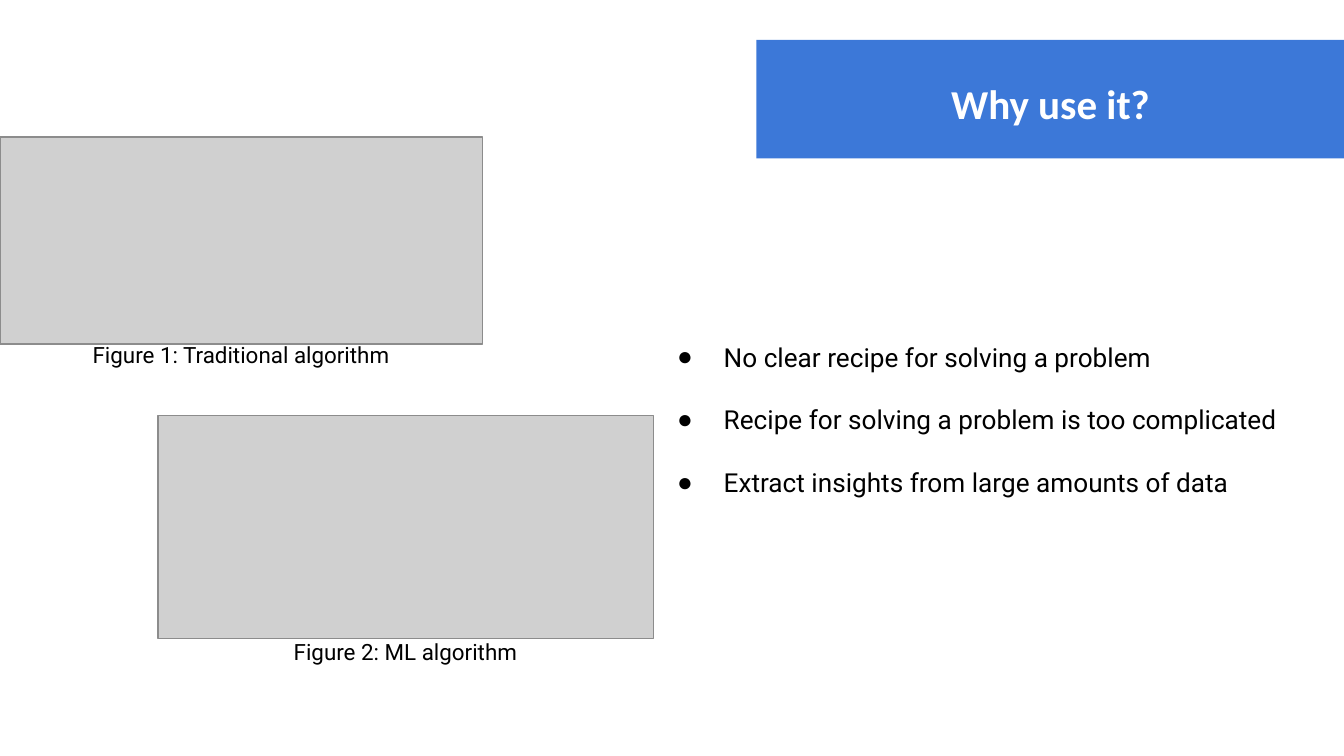
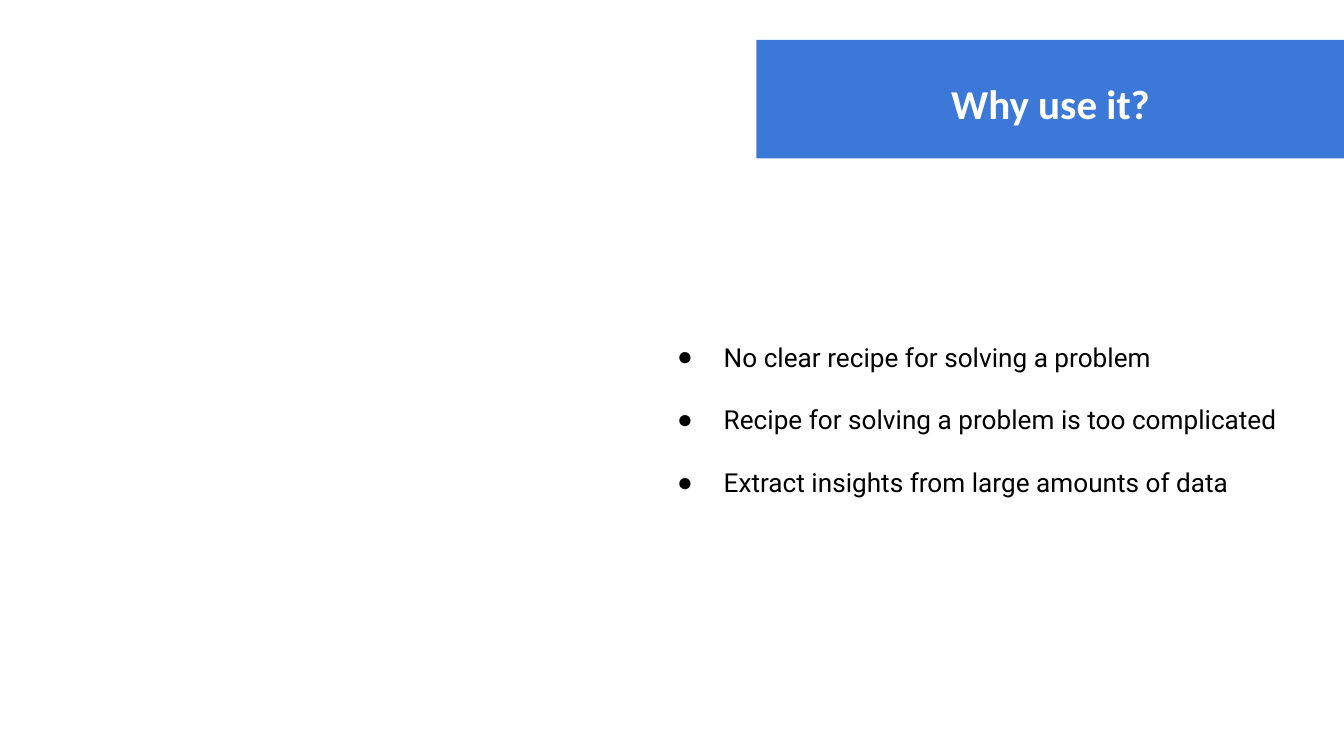
Before and after one commit to GilbertoCunha/IEEE-ML-Workshop, a slide deck: slide 6 of ML-intro.pptx. Drawn at 1344x756 pixels with LibreOffice and Linux fonts; fonts in the diff are those of the drawing; grey boxes stand for pictures. Boxes give left, top, right and bottom in pixels: in the first picture for what was removed or moved away, otherwise in the second. Text is boxed around its words. In the diff, an @@ line names an element or a change of style, - is before the commit and + after.

```diff
--- a/ML-intro.pptx
+++ b/ML-intro.pptx
@@ picture removed at bbox=[0, 137, 482, 344] @@
@@ text removed at bbox=[93, 342, 389, 368] @@
-Figure 1: Traditional algorithm
@@ picture removed at bbox=[159, 415, 655, 638] @@
@@ text removed at bbox=[294, 643, 517, 665] @@
-Figure 2: ML algorithm
```
Also in this commit, not shown: 7 other slides changed, 10 slides added, 2 slides removed, 1 other file.
